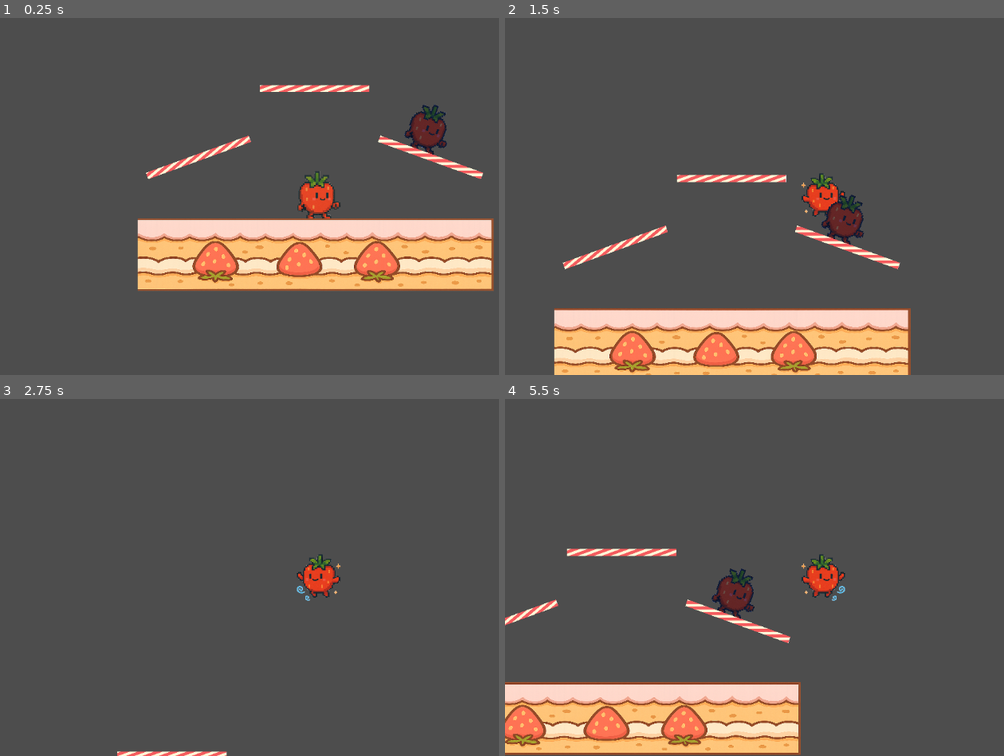
Above: before the commit, frames 1-4 (two rows, left to right).
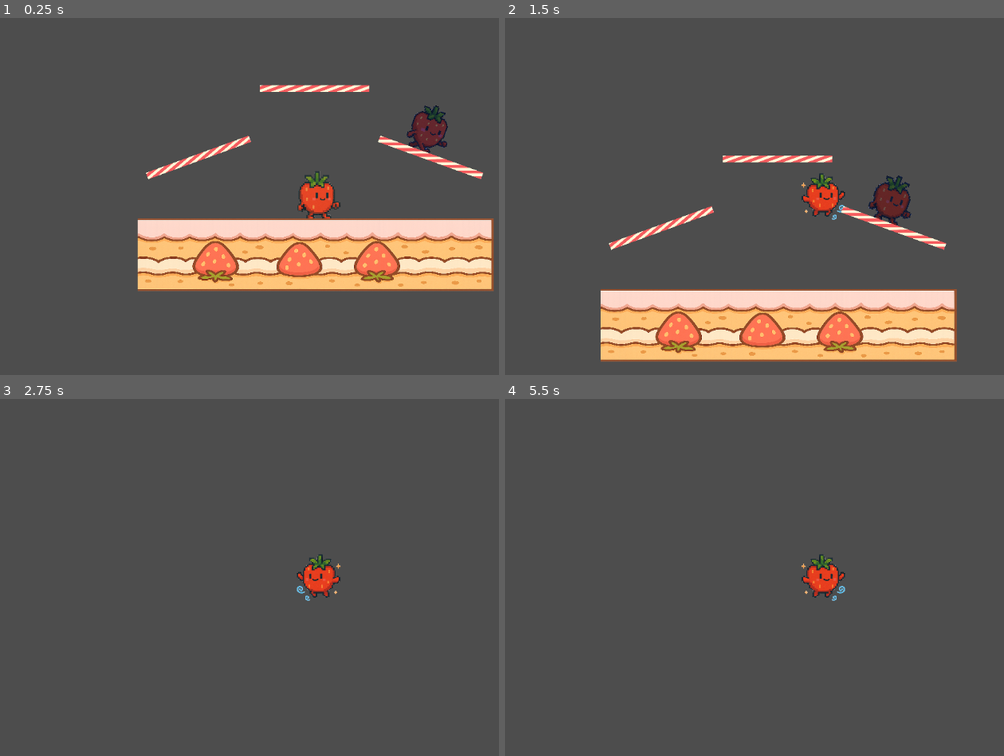
Above: after the commit, the same moments.

Repository: ktarrant/shortcake
Game: Godot game, scene res://scenes/main/Main.tscn
Two runs of this game, one before a commit and one after it. Both use one fixed random seed, a clock stepped at 60 frames per second and the inputs below.
Inputs:
- Up to frame 1 (0.25 s): no input
- Up to frame 2 (1.5 s): hold Up (jump) 0.53-1.28 s; hold Right (move_right) from 0.53 s (still down); tap D (attack) at 0.6 s; tap Up (jump) at 1.35 s
- Up to frame 3 (2.75 s): tap Up (jump) at 1.52, 1.82 s; tap D (attack) at 1.55, 2.1 s; release Right (move_right) at 2.03 s; hold Left (move_left) from 2.03 s (still down); hold Up (jump) from 2.03 s (still down)
- Up to frame 4 (5.5 s): release Left (move_left) at 2.78 s; release Up (jump) at 2.78 s; hold Right (move_right) 2.78-4.28 s; tap D (attack) at 2.85, 4.35, 5.1 s; tap Up (jump) at 3.02, 3.32, 4.52, 4.82 s; tap Enter at 3.5 s; hold Up (jump) 3.53-4.28 s; hold Left (move_left) 4.28-5.03 s; hold Right (move_right) from 5.03 s (still down); hold Up (jump) from 5.03 s (still down)

The runs differ from the first frame. In frame 1, 0.5% of the frame differs, in the area x 27-99%, y 18-76%; in frame 2, 22%, in the area x 9-91%, y 38-100%; in frame 3, 0.3%; in frame 4, 14%.

Commit message:
hitstun and momentum blending

Diff:
--- a/scripts/Player.gd
+++ b/scripts/Player.gd
@@ -2,11 +2,11 @@
 class_name Player
 
 @export var speed := 400.0
-@export var jump_force := 500.0
+@export var jump_force := 400.0
 @export var gravity := 400.0
 @export var max_jumps := 5
 @export var air_control_strength := 0.05
-@export var fast_fall_burst := 700.0
+@export var fast_fall_burst := 600.0
 @export var one_way_platform_layer := 3
 @export var jump_cutoff_factor := 0.5
 @export var character_tint := Color(1, 1, 1)
@@ -24,15 +24,20 @@
 var is_attacking := false
 var overlapping_player_count := 0
 var percent := 0
+var was_on_floor := false
 
 var is_in_hitstun := false
 var hitstun_timer := 0.0
+
+var base_velocity := Vector2.ZERO  # physics/knockback
+var input_velocity := Vector2.ZERO  # player control
 
 func _ready():
 	floor_max_angle = deg_to_rad(60)
 	sprite.modulate = character_tint
 
 func _physics_process(delta):
+	# Hitstun countdown
 	if is_in_hitstun:
 		hitstun_timer -= delta
 		if hitstun_timer <= 0:
@@ -72,34 +77,40 @@
 
 	var slowdown := 0.7 if overlapping_player_count > 0 else 1.0
 
+	# Horizontal control
 	if is_on_floor():
 		if input_dir.x != 0:
-			var normal = get_floor_normal()
-			var floor_right = Vector2(-normal.y, normal.x)
+			var floor_normal = get_floor_normal()
+			var floor_right = Vector2(-floor_normal.y, floor_normal.x)
 			var dir = sign(input_dir.x)
-			velocity = floor_right * dir * speed * slowdown
-		else:
-			velocity.x = 0
+			input_velocity = floor_right * dir * speed * slowdown
+		else:
+			input_velocity = Vector2.ZERO
 	else:
 		if input_dir.x != 0:
-			velocity.x = lerp(velocity.x, input_dir.x * speed * slowdown, air_control_strength)
-
-	# Drop-through / fast-fall
+			input_velocity.x = lerp(input_velocity.x, input_dir.x * speed * slowdown, air_control_strength)
+		else:
+			input_velocity.x = lerp(input_velocity.x, 0.0, 0.1)
+
+	# input_velocity.y = 0  # always controlled by gravity/base_velocity
+
+	# Fast-fall / drop-through
 	if input_dir.y < -0.7:
 		if is_on_floor() and get_floor_normal().y < -0.7 and not dropped_through_platform:
 			set_collision_mask_value(one_way_platform_layer, false)
 			dropped_through_platform = true
-			velocity.y += fast_fall_burst
+			input_velocity.y = fast_fall_burst
+			can_fast_fall = false
 		elif not is_on_floor() and can_fast_fall:
-			velocity.y += fast_fall_burst
+			input_velocity.y = fast_fall_burst
 			can_fast_fall = false
 
 	# Jump
 	if Input.is_action_just_pressed("jump") and jump_count < max_jumps:
-		var jump_vector := Vector2(0, -1)
 		if is_on_floor():
-			jump_vector = get_floor_normal().normalized()
-		velocity += jump_vector * jump_force
+			input_velocity = get_floor_normal().normalized() * jump_force
+		else:
+			input_velocity += Vector2(0, -1) * jump_force
 		jump_count += 1
 		can_fast_fall = true
 		jump_cut_applied = false
@@ -115,20 +126,36 @@
 		perform_attack(direction)
 
 func apply_physics(delta):
-	velocity.y += gravity * delta
+	if not is_on_floor():
+		base_velocity.y += gravity * delta
+	base_velocity.y = clamp(base_velocity.y, -INF, 1200)
+
+	# Friction
+	if is_on_floor() and abs(base_velocity.x) < 5.0:
+		base_velocity.x = 0.0
+	else:
+		base_velocity.x = lerp(base_velocity.x, 0.0, 0.1)
+
+	velocity = base_velocity + input_velocity
 
 func check_grounded():
 	if is_on_floor():
 		jump_count = 0
 		can_fast_fall = true
 		jump_cut_applied = false
+
 		if dropped_through_platform:
 			set_collision_mask_value(one_way_platform_layer, true)
 			dropped_through_platform = false
 
+		# Remove velocity into the floor
+		var floor_normal = get_floor_normal().normalized()
+		var into_floor = base_velocity.project(floor_normal)
+		base_velocity -= into_floor
+
 func apply_variable_jump_cut():
-	if not Input.is_action_pressed("jump") and velocity.y < 0 and not jump_cut_applied:
-		velocity.y *= jump_cutoff_factor
+	if not Input.is_action_pressed("jump") and base_velocity.y < 0 and not jump_cut_applied:
+		base_velocity.y *= jump_cutoff_factor
 		jump_cut_applied = true
 
 func update_sprite_rotation():
@@ -143,12 +170,9 @@
 		return
 
 	if is_on_floor():
-		if abs(velocity.x) > 0.1:
-			sprite.play("walk")
-		else:
-			sprite.play("idle")
-	else:
-		if velocity.y < 0:
+		sprite.play("walk") if abs(velocity.x) > 0.1 else sprite.play("idle")
+	else:
+		if base_velocity.y < 0:
 			sprite.play("jump_hold") if Input.is_action_pressed("jump") else sprite.play("jump_release")
 		else:
 			sprite.play("jump_release")
@@ -161,11 +185,10 @@
 	get_parent().add_child(attack)
 
 func apply_damage(amount: int, knockback: Vector2):
-	print("apply_damage")
 	percent += amount
-	velocity += knockback * (1 + percent / 100.0)
+	base_velocity += knockback * (1 + percent / 100.0)
 	is_in_hitstun = true
-	hitstun_timer = 0.25  # seconds
+	hitstun_timer = 0.3  # adjust for feel
 
 func _on_AnimatedSprite2D_animation_finished():
 	if sprite.animation == "neutral_attack":
@@ -182,6 +205,8 @@
 func respawn(respawn_position: Vector2):
 	global_position = respawn_position
 	velocity = Vector2.ZERO
+	base_velocity = Vector2.ZERO
+	input_velocity = Vector2.ZERO
 	jump_count = 0
 	can_fast_fall = true
 	dropped_through_platform = false
